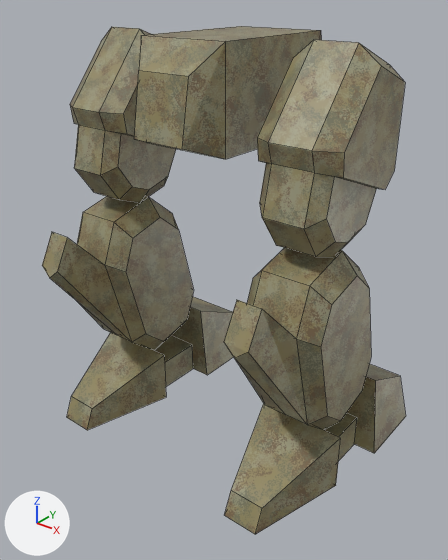
Before and after pictures for a commit that changed the Blender file resources/mechparts/legs/mech_legs05.blend.
Before and after are seen from a camera (50 mm lens) standing at (1.105, -1.413, 1.371) and looking at (0.031, -0.071, 0.539). The lights are fixed; the arrows at lower left show +X, +Y and +Z. Mesh edges are drawn as thin lines.

The first picture shows 'legs'.
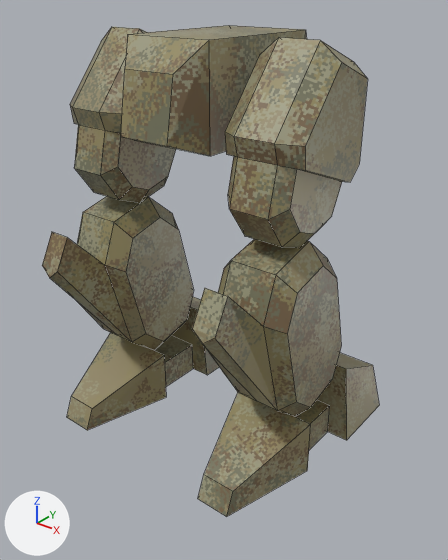
The newer file is also turned or shifted as a whole; pictures and numbers use the older file's frame.

Where the change shows, as pixel boxes [x1, y1, x2, y2] in the pictures (448 x 560 px; the box of a moved part takes in the faces that stretch with it):
```json
{"object": "legs", "change": "reshaped", "before": [42, 26, 406, 534], "after": [42, 25, 379, 517], "on screen": "7% narrower"}
{"part": 1, "of": "me_legs", "change": "moved or reshaped", "before": [346, 364, 406, 453], "after": [317, 353, 379, 440]}
{"part": 2, "of": "me_legs", "change": "moved or reshaped", "before": [225, 404, 341, 534], "after": [198, 392, 311, 517]}
{"part": 3, "of": "me_legs", "change": "moved or reshaped", "before": [325, 413, 357, 460], "after": [295, 400, 330, 450]}
{"part": 4, "of": "me_legs", "change": "moved or reshaped", "before": [224, 248, 371, 430], "after": [192, 239, 341, 416]}
{"part": 5, "of": "me_legs", "change": "moved or reshaped", "before": [257, 40, 405, 257], "after": [225, 37, 368, 248]}
{"part": 6, "of": "me_legs", "change": "moved or reshaped", "before": [134, 26, 321, 159], "after": [121, 25, 307, 156]}
```

Edits to the scene script, one JSON object a line:
```json
{"block": "me_legs", "where": "me_legs.from_pydata(...)  # 228 vertices, 178 faces; spans x -0.512..0.512, y -0.43..0.34, z 0.002..1.242"}
{"block": "me_legs", "where": "# used by ob_legs; location = (0.0, 0.0, 0.0)"}
{"block": "me_legs", "change": "me_legs part 1: the loose piece of 8 vertices spanning x 0.188..0.512, y 0.1..0.34, z 0.002..0.272 is moved by (-0.1, 0.0, 0.0)"}
{"block": "me_legs", "change": "me_legs part 2: the loose piece of 8 vertices spanning x 0.215..0.485, y -0.4..-0.1, z 0.002..0.182 is moved by (-0.1, 0.0, 0.0)"}
{"block": "me_legs", "change": "me_legs part 3: the loose piece of 8 vertices spanning x 0.26..0.44, y -0.1..0.1, z 0.002..0.11 is moved by (-0.1, 0.0, 0.0)"}
{"block": "me_legs", "change": "me_legs part 4: the loose piece of 38 vertices spanning x 0.23..0.47, y -0.43..0.12, z 0.169..0.741 is moved by (-0.1, 0.0, 0.0)"}
{"block": "me_legs", "change": "me_legs part 5: the loose piece of 44 vertices spanning x 0.233..0.468, y -0.25..0.119, z 0.726..1.242 is moved by (-0.1, 0.0, 0.0)"}
{"block": "me_legs", "change": "me_legs part 6: the loose piece of 16 vertices spanning x -0.14..0.14, y -0.3..0.3, z 0.96..1.24 is moved by (-0.05, 0.0, 0.0)"}
```
